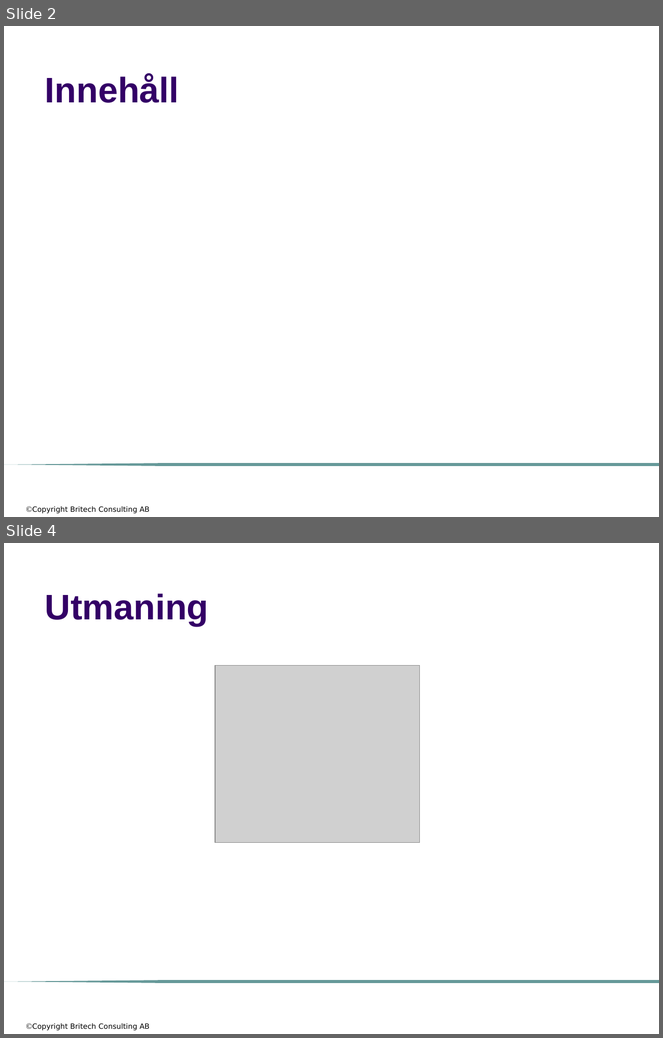
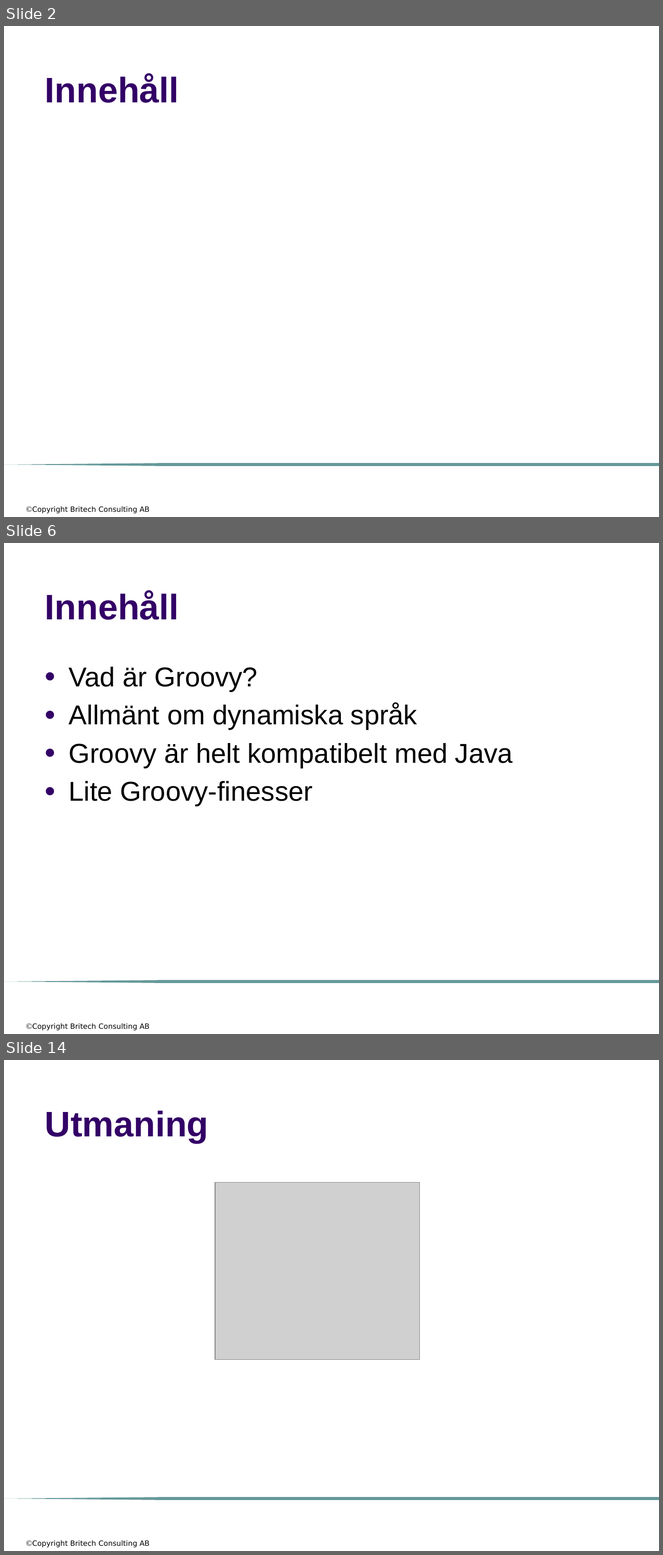
Before and after one commit to me97esn/groovyseminarium, a slide deck: groovyseminarie/dokument/groovyseminarium_source_w_logo.pptx. Shown one above the other, each under a label of ours: slides 2 and 4 before the commit, slides 2, 6 and 14 after it; the slides between them are not shown. The pictures are 663x1038 and 663x1555 pixels, drawn with LibreOffice and Linux fonts; fonts in the diff are those of the drawing; grey boxes stand for pictures; background and template pictures are left out. Boxes give left, top, right and bottom in pixels: in the first picture for what was removed or moved away, otherwise in the second. Text is boxed around its words. In the diff, an @@ line names an element or a change of style, - is before the commit and + after.

```diff
--- a/groovyseminarie/dokument/groovyseminarium_source_w_logo.pptx
+++ b/groovyseminarie/dokument/groovyseminarium_source_w_logo.pptx
@@ slide 6 added at [4, 543, 659, 1034], background #FFFFFF; not listed: 2 template elements that a slide beside it also shows @@
@@ title added at [45, 591, 179, 620], 39 pt, text #330066, bold @@
+Innehåll
@@ text added at [69, 667, 513, 807], 30 pt, text #000000 @@
+● Vad är Groovy?
+● Allmänt om dynamiska språk
+● Groovy är helt kompatibelt med Java
+● Lite Groovy-finesser
@@ what was slide 4 is now slide 14 @@
```
Also in this commit, not shown: 9 slides changed, 33 other slides added, 14 slides removed, 1 other file.
